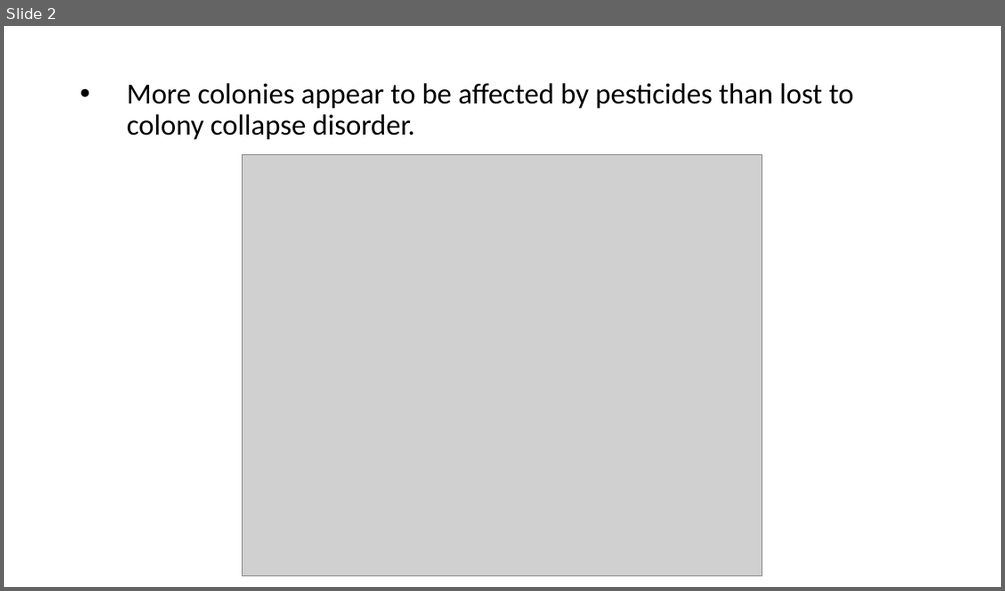
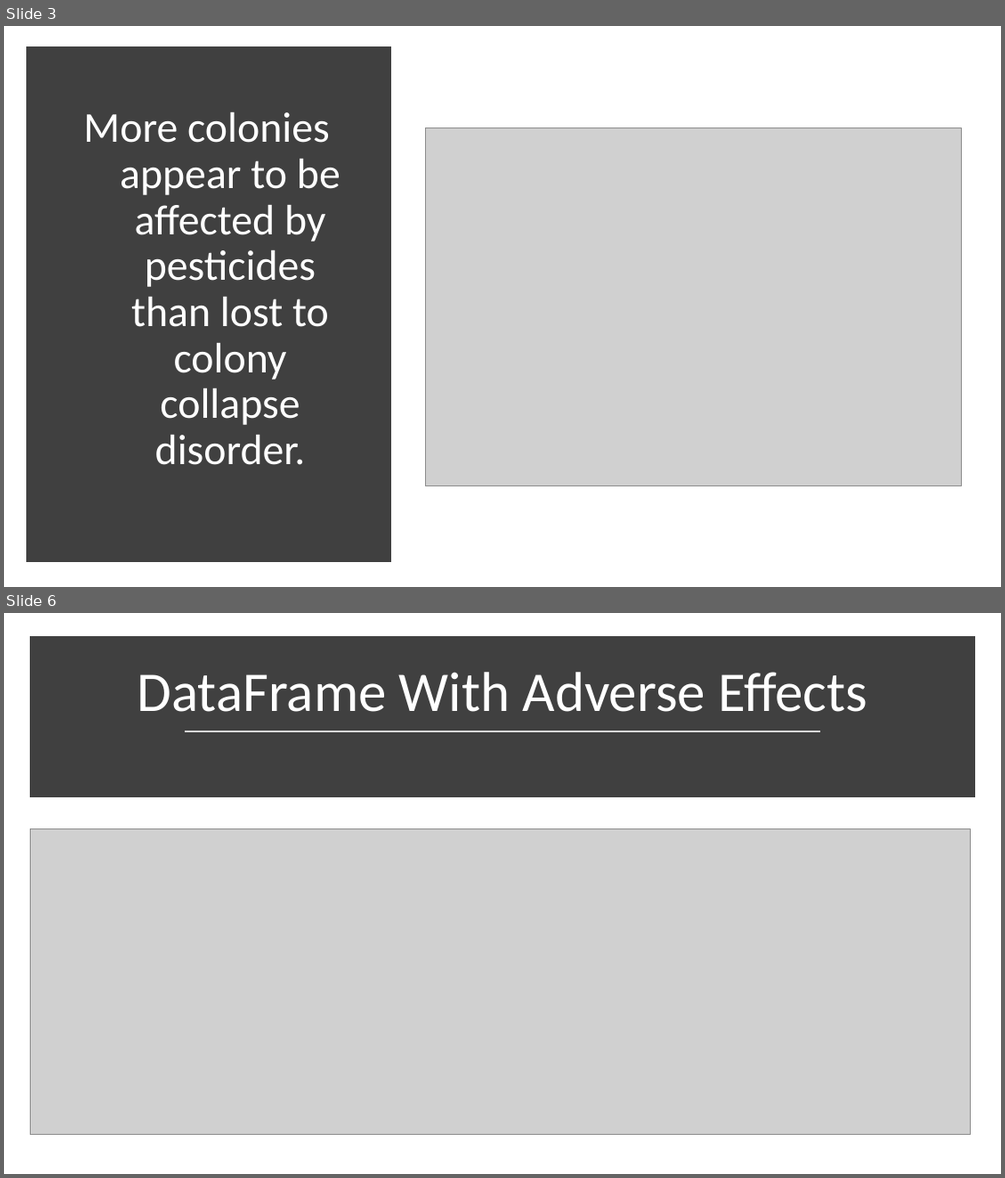
Before and after one commit to CMWatson2138/exploratory_data_analysis_project, a slide deck: Presentation.pptx. Shown one above the other, each under a label of ours: slide 2 before the commit, slides 3 and 6 after it; the slides between them are not shown. The pictures are 1005x591 and 1005x1178 pixels, drawn with LibreOffice and Linux fonts; fonts in the diff are those of the drawing; grey boxes stand for pictures. Boxes give left, top, right and bottom in pixels: in the first picture for what was removed or moved away, otherwise in the second. Text is boxed around its words. In the diff, an @@ line names an element or a change of style, - is before the commit and + after.

```diff
--- a/Presentation.pptx
+++ b/Presentation.pptx
@@ slide 6 added at (4, 613, 1001, 1174), background #FFFFFF @@
@@ rectangle added at (34, 641, 971, 793), fill #404040, outline #404040 10 pt @@
@@ title added at (137, 672, 867, 712), 54 pt, text #FFFFFF @@
+DataFrame With Adverse Effects
@@ line added from (185, 731) to (821, 731), #D9D9D9 1.75 pt @@
@@ picture added at (30, 829, 971, 1135) @@
@@ what was slide 2 is now slide 3 @@
@@ slide 3 changed as well @@
@@ rectangle added at (32, 52, 386, 557), fill #404040, outline #404040 10 pt @@
@@ title "More colonies appear to be ...": place and size @@
-title "More colonies appear to be ..." at (127, 83, 854, 140)
+title "More colonies appear to be ..." at (83, 112, 340, 465)
@@ title "More colonies appear to be ..." at (83, 112, 340, 465): size 28 to 41 pt, text colour #000000 to #FFFFFF; alignment left to centre; bullet • to none @@
@@ picture: place and size @@
-picture at (242, 155, 762, 575)
+picture at (426, 128, 962, 486)
```
Also in this commit, not shown: 2 other slides changed, 6 other slides added, 1 slide removed, 12 other files.
